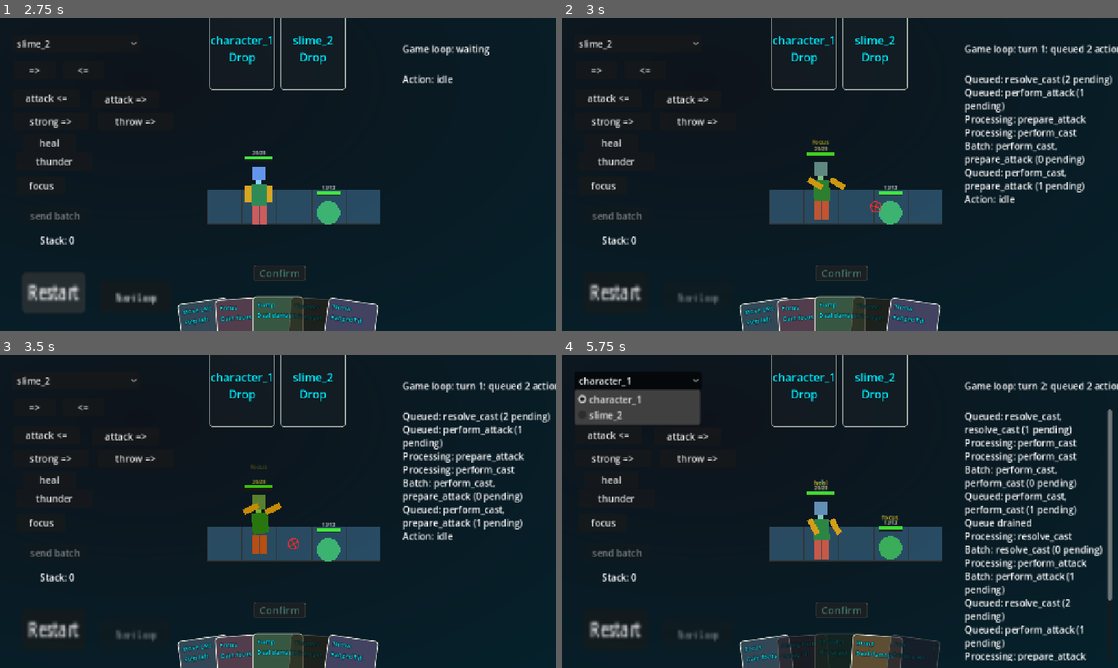
Above: before the commit, frames 1-4 (two rows, left to right).
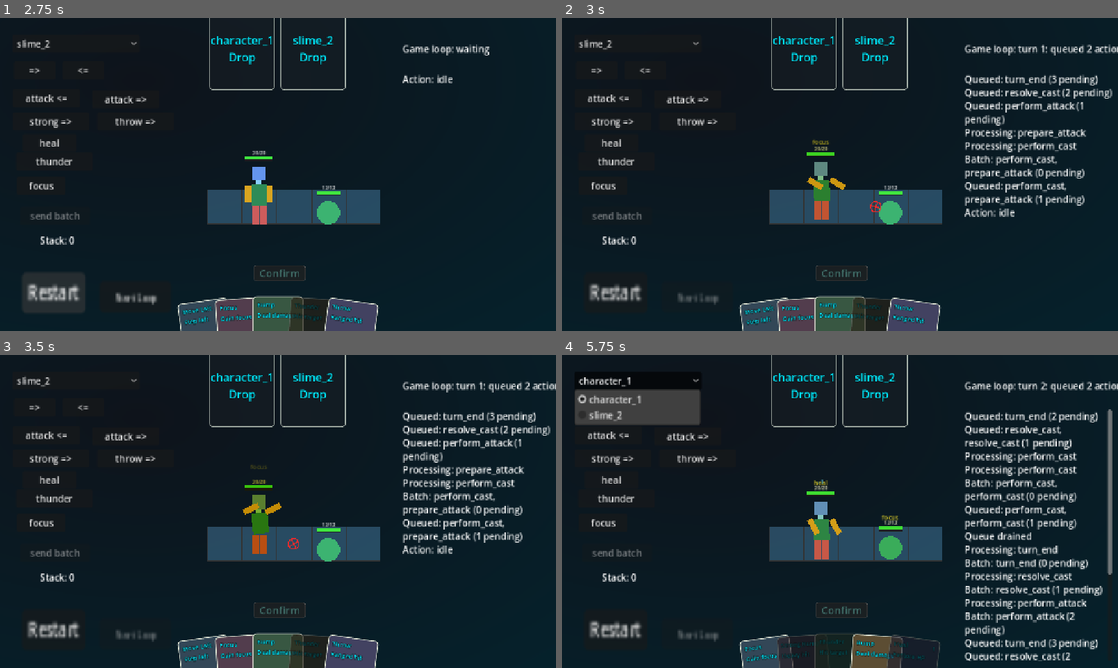
Above: after the commit, the same moments.

Repository: bubblecigar/turn-base-game
Game: Godot game, scene res://scenes/main.tscn
The game is run twice, just before and just after one commit, with the same random seed, the same clock (stepped at 60 frames per second) and the same inputs.
Inputs:
- Up to frame 1 (2.75 s): click "Restart" at 0.5 s; click "Restart" at 1.25 s; click "Restart" at 2 s
- Up to frame 2 (3 s): click "Start Loop" at 2.75 s
- Up to frame 3 (3.5 s): no input
- Up to frame 4 (5.75 s): click "slime_2" at 3.5 s; click "=>" at 4.25 s; click "character_1" at 5 s

Frame 1 is identical in both runs. In frame 2, 3.7% of the frame differs, in the area x 72-99%, y 18-64%; in frame 3, 3.7%; in frame 4, 6.7%, in the area x 72-99%, y 18-98%.

Commit message:
only remove card from drop zone when turn end

Diff:
--- a/scenes/data_flow/action_handler.gd
+++ b/scenes/data_flow/action_handler.gd
@@ -6,6 +6,7 @@
 signal cast_performed(caster_id: StringName, args: Dictionary)
 signal cast_resolved(caster_id: StringName, args: Dictionary, result: bool)
 signal event_performed(event: Dictionary)
+signal turn_end(event: Dictionary)
 
 const MIN_CONSUME_SECONDS := 0.5
 const MAX_CONSUME_SECONDS := 3.0
@@ -76,6 +77,8 @@
 			_attack_handler.prepare_attack(event['payload'])
 		'perform_attack':
 			_attack_handler.perform_attack(event['payload'])
+		'turn_end':
+			turn_end.emit(event)
 		'debugger_button_pressed':
 			_consume_debugger_button_pressed(event['payload'])
 		_:
--- a/scenes/game_control/game_loop.gd
+++ b/scenes/game_control/game_loop.gd
@@ -307,7 +307,15 @@
 	if not cast_success_batch.is_empty():
 		action_batches.append(cast_success_batch)
 
+	action_batches.append([_create_turn_end_action()])
 	return action_batches
+
+
+func _create_turn_end_action() -> Dictionary:
+	return {
+		"eventName": "turn_end",
+		"payload": {},
+	}
 
 
 func _create_prepare_attack_batch(attack_actions: Array) -> Array[Dictionary]:
--- a/scenes/gui/hand_gui.gd
+++ b/scenes/gui/hand_gui.gd
@@ -123,12 +123,11 @@
 		state_store.entity_selection_changed.connect(_on_entity_selection_changed)
 		state_store.selected_card_changed.connect(_on_selected_card_changed)
 		state_store.entity_card_pools_changed.connect(_on_entity_card_pools_changed)
-		state_store.cast_resolved.connect(_on_state_store_cast_resolved)
 	if confirm_button != null:
 		confirm_button.pressed.connect(_on_confirm_pressed)
 
 	if action_handler != null:
-		action_handler.event_performed.connect(_on_action_handler_event_performed)
+		action_handler.turn_end.connect(_on_action_handler_turn_end)
 	_ensure_card_pools_for_entities(state_store.get_value(&"entities", {}) if state_store != null else {}, {})
 	_refresh_cards_for_current_entity()
 
@@ -404,43 +403,13 @@
 	return false
 
 
-func _on_action_handler_event_performed(event: Dictionary) -> void:
-	if not _is_confirmed_card_completion_event(event):
-		return
-
-	var entity_id := _get_event_entity_id(event)
-	if entity_id == &"" or not _pending_confirmed_card_actions.has(entity_id):
-		return
-
-	_clear_pending_confirmed_card_for_entity(entity_id)
-
-
-func _is_confirmed_card_completion_event(event: Dictionary) -> bool:
-	return event.get("eventName", "") in ["perform_attack", "move_entity", "resolve_cast"]
-
-
-func _get_event_entity_id(event: Dictionary) -> StringName:
-	var payload: Dictionary = event.get("payload", {})
-	if payload.has("entity_id"):
-		return StringName(str(payload.get("entity_id", &"")))
-	return StringName(str(payload.get("id", &"")))
-
-
-func _on_state_store_cast_resolved(caster_id: StringName, _result: bool) -> void:
-	if not _is_pending_confirmed_cast(caster_id):
-		return
-
-	_clear_pending_confirmed_card_for_entity(caster_id)
-
-
-func _is_pending_confirmed_cast(entity_id: StringName) -> bool:
-	var pending_action: Dictionary = _pending_confirmed_card_actions.get(entity_id, {})
-	return pending_action.get("eventName", "") == "perform_cast"
-
-
-func _clear_pending_confirmed_card_for_entity(entity_id: StringName) -> void:
-	_pending_confirmed_card_actions.erase(entity_id)
-	_clear_selected_card_for_entity(entity_id)
+func _on_action_handler_turn_end(_event: Dictionary) -> void:
+	if _pending_confirmed_card_actions.is_empty():
+		return
+
+	for raw_entity_id: Variant in _pending_confirmed_card_actions.keys():
+		_clear_selected_card_for_entity(StringName(str(raw_entity_id)))
+	_pending_confirmed_card_actions.clear()
 	_update_selected_card_index()
 	_layout_cards()
 	_update_card_enabled_states()
